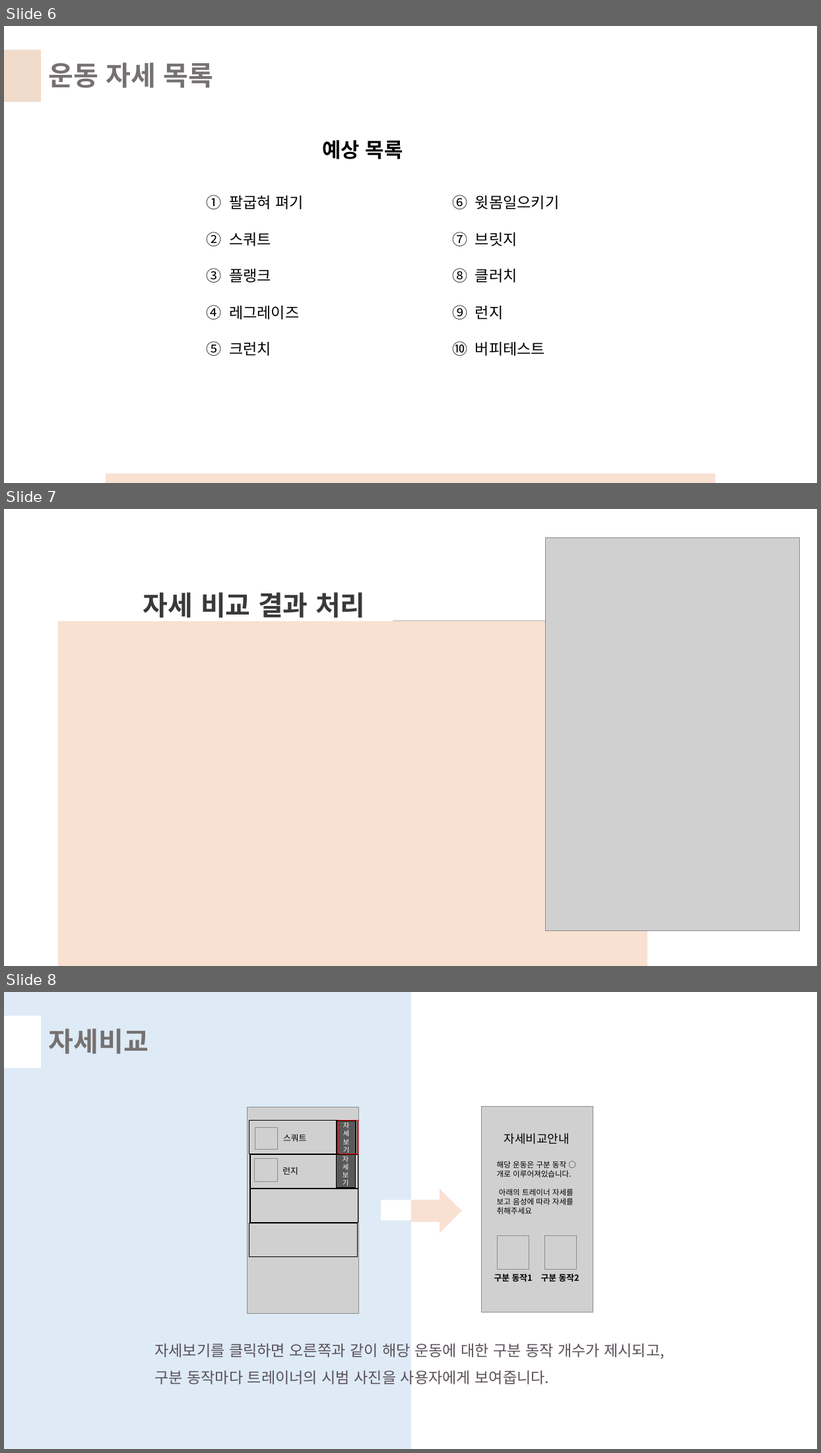
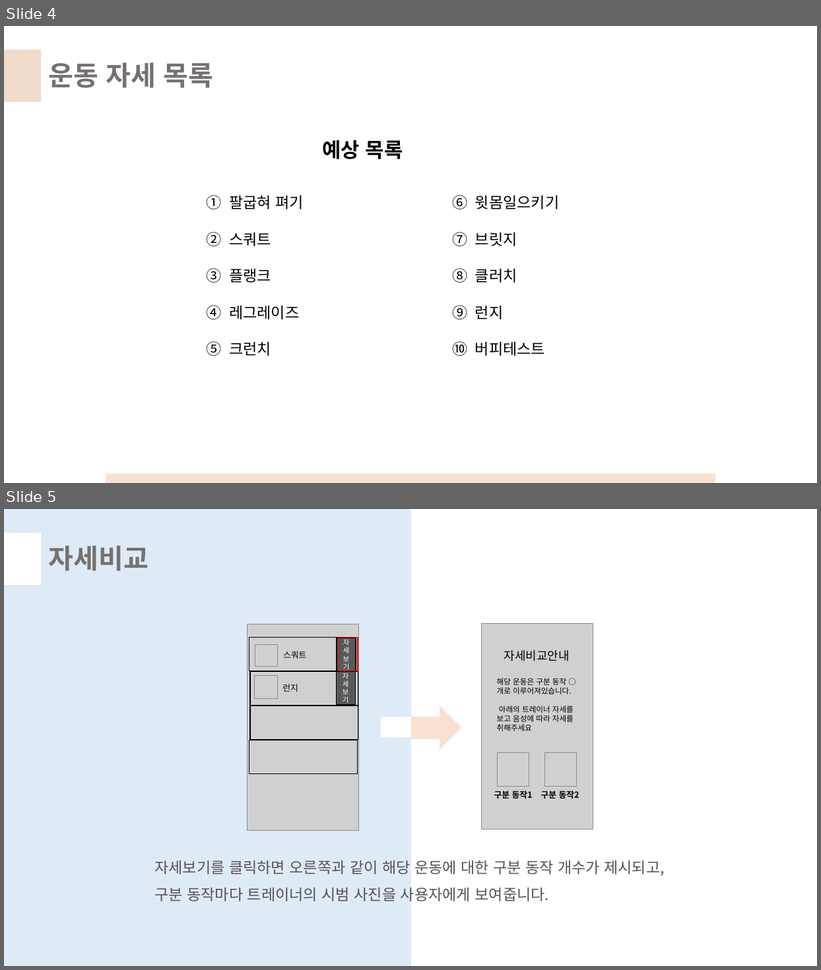
Before and after one commit to AInCT/Graduation-Design-18-1, a slide deck: Team-1/2018-03-14-발표자료/2018-03-14-발표자료.pptx. Shown one above the other, each under a label of ours: slides 6, 7 and 8 before the commit, slides 4 and 5 after it. The pictures are 821x1453 and 821x970 pixels, drawn with LibreOffice and Linux fonts; fonts in the diff are those of the drawing; grey boxes stand for pictures. Boxes give left, top, right and bottom in pixels: in the first picture for what was removed or moved away, otherwise in the second. Text is boxed around its words. In the diff, an @@ line names an element or a change of style, - is before the commit and + after.

Commit message:
20180313

```diff
--- a/Team-1/2018-03-14-발표자료/2018-03-14-발표자료.pptx
+++ b/Team-1/2018-03-14-발표자료/2018-03-14-발표자료.pptx
@@ slide 7 removed at bbox=[4, 509, 817, 966], background #FFFFFF @@
@@ picture removed at bbox=[546, 537, 800, 931] @@
@@ text removed at bbox=[143, 592, 366, 623] @@
-자세 비교 결과 처리
@@ rectangle removed at bbox=[57, 621, 648, 966] @@
@@ rectangle removed at bbox=[393, 621, 618, 625] @@
@@ what was slide 6 is now slide 4 @@
@@ what was slide 8 is now slide 5 @@
```
Also in this commit, not shown: 2 other slides removed.
